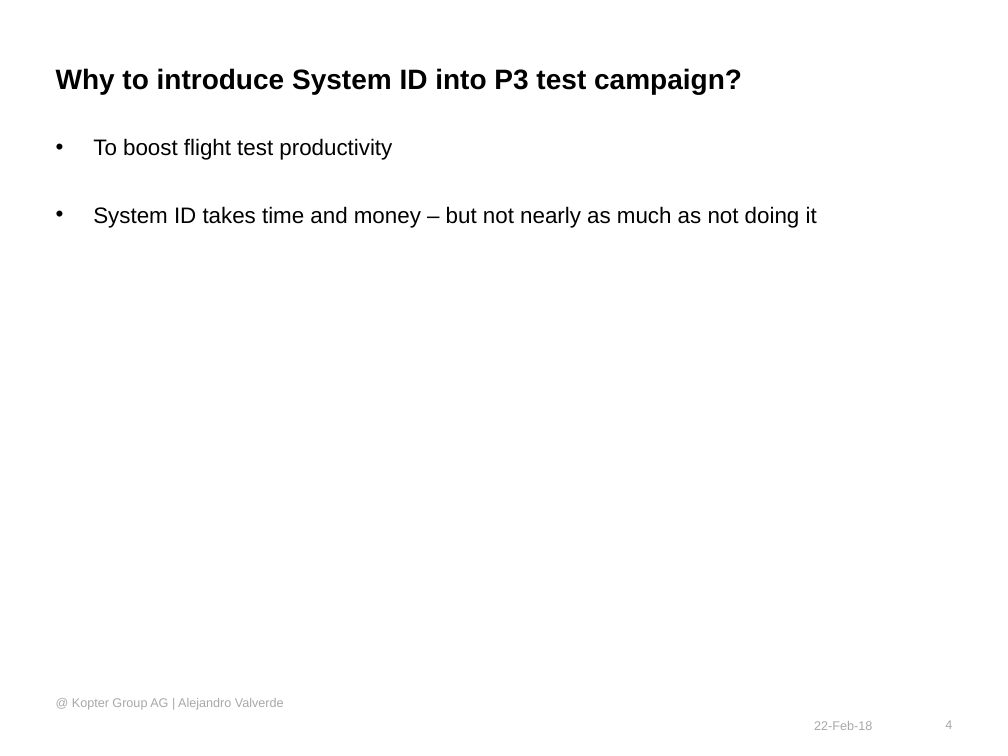
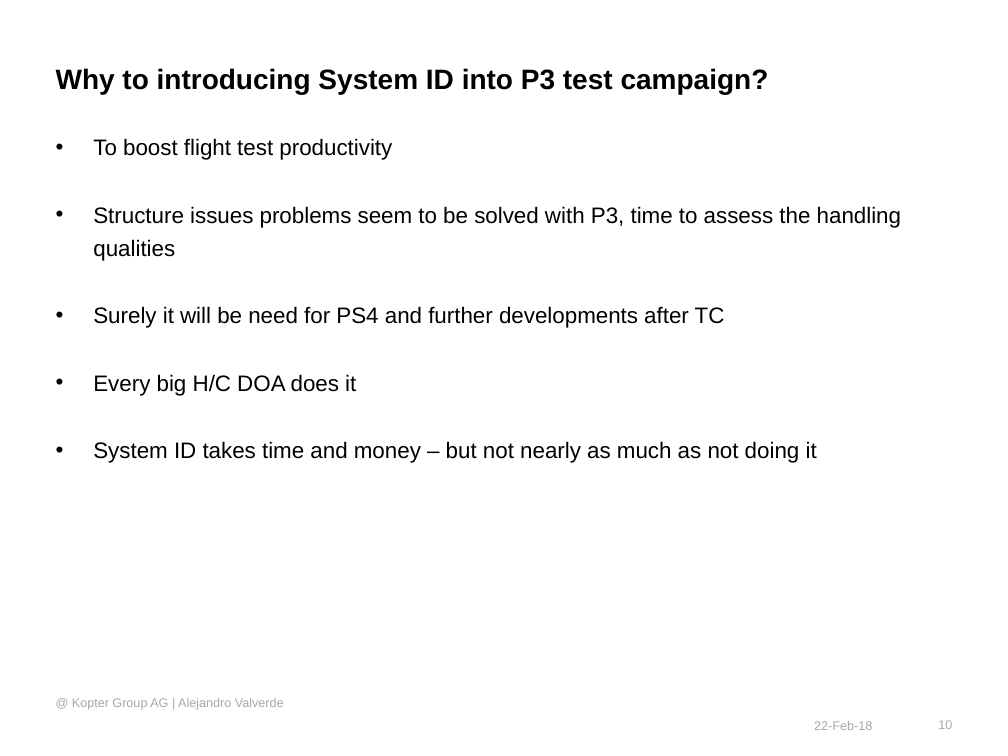
Before and after one commit to wuyou33/kopter, a slide deck: slide 10 of s_id/docs/System Identification to support Flight Test activities - proposal.pptx (slide 4 before the commit). Drawn at 1008x756 pixels with LibreOffice and Linux fonts; fonts in the diff are those of the drawing; background and template pictures are left out. Boxes give left, top, right and bottom in pixels: in the first picture for what was removed or moved away, otherwise in the second. Text is boxed around its words. In the diff, an @@ line names an element or a change of style, - is before the commit and + after.

Commit message:
Presentation version updated

```diff
--- a/s_id/docs/System Identification to support Flight Test activities - proposal.pptx
+++ b/s_id/docs/System Identification to support Flight Test activities - proposal.pptx
@@ title at [56,68,769,94]: text changed @@
-Why to introduce System ID into P3 test campaign?
+Why to introducing System ID into P3 test campaign?
@@ text at [93,206,901,396]: paragraphs added @@
+• Structure issues problems seem to be solved with P3, time to assess the handling qualities
+• Surely it will be need for PS4 and further developments after TC
+• Every big H/C DOA does it
@@ page number at [938,720,952,729]: text changed @@
-4
+10
```
Also in this commit, not shown: 6 other slides changed, 3 slides added, 3 slides removed, 1 other file.
